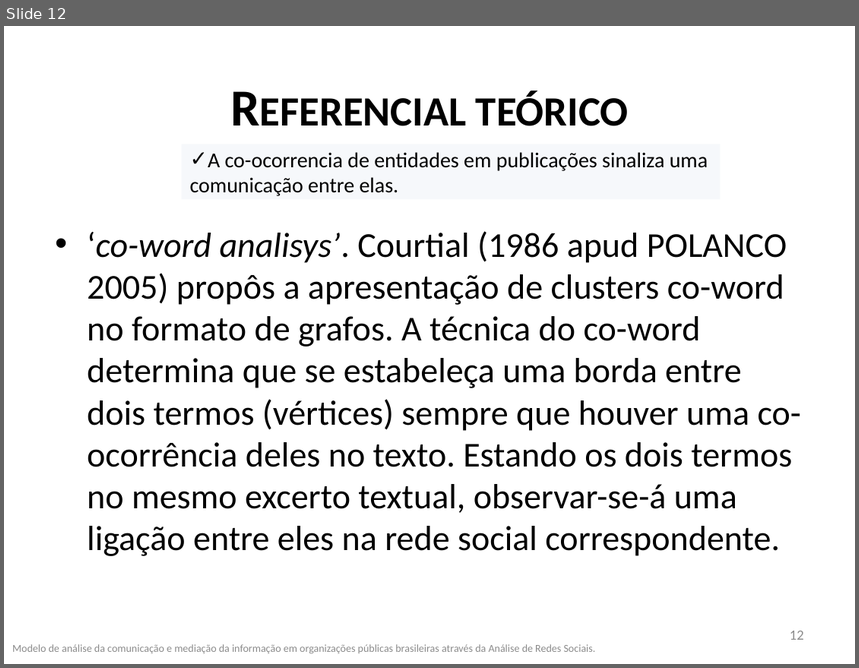
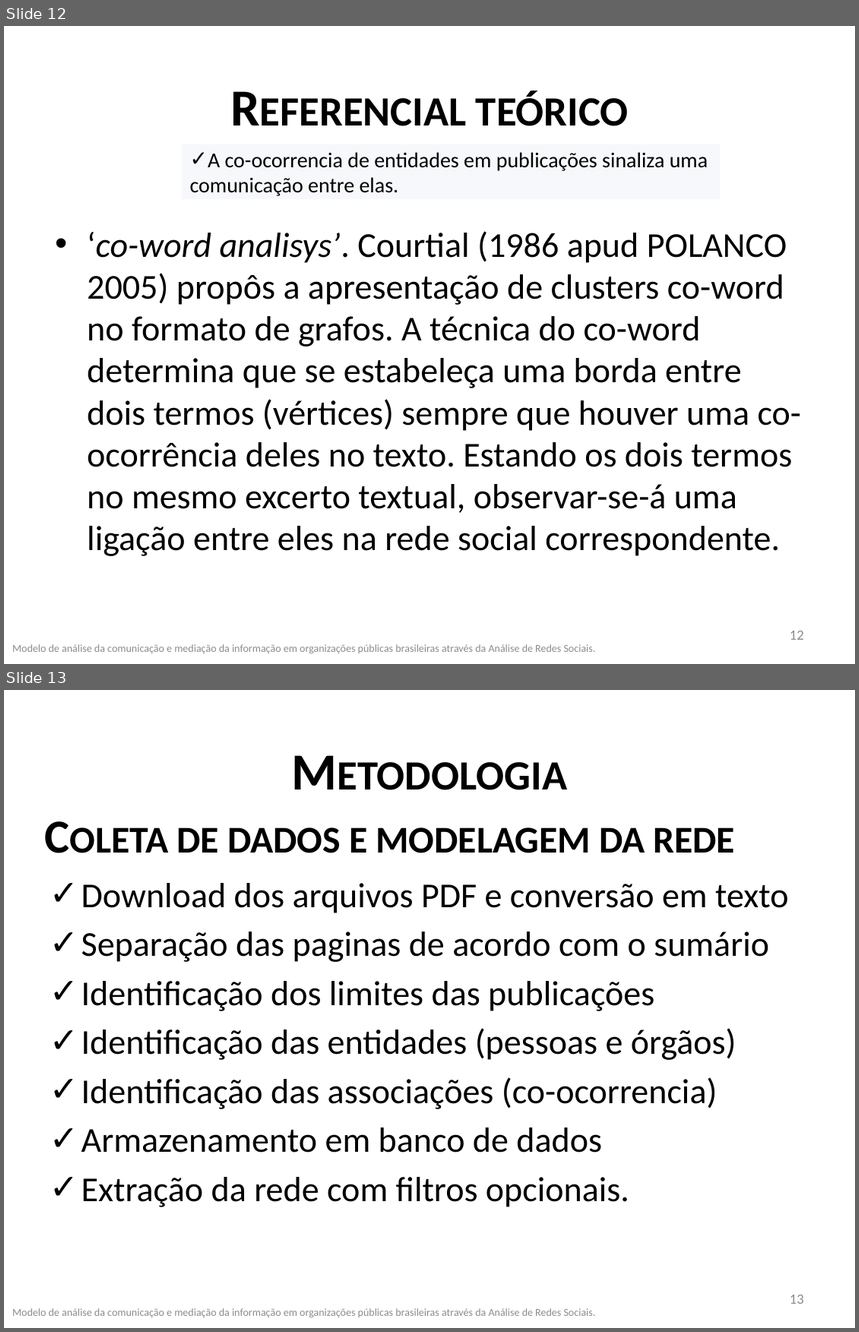
Before and after one commit to frubbs/analisador-dou, a slide deck: Dissertacao/Apresentação1.pptx. Shown one above the other, each under a label of ours: slide 12 before the commit, slides 12 and 13 after it. The pictures are 859x668 and 859x1332 pixels, drawn with LibreOffice and Linux fonts; fonts in the diff are those of the drawing. Boxes give left, top, right and bottom in pixels: in the first picture for what was removed or moved away, otherwise in the second. Text is boxed around its words. In the diff, an @@ line names an element or a change of style, - is before the commit and + after.

```diff
--- a/Dissertacao/Apresentação1.pptx
+++ b/Dissertacao/Apresentação1.pptx
@@ slide 13 added at [4,690,855,1328], background #FFFFFF @@
@@ title added at [47,716,813,822], 44 pt, text #000000, bold, small capitals @@
+Metodologia
@@ text added at [177,828,736,853], 40 pt, text #000000, bold, small capitals @@
+  Coleta de dados e modelagem da rede
@@ text added at [82,883,789,1208], 29.6 pt, text #000000 @@
+✓ Download dos arquivos PDF e conversão em texto
+✓ Separação das paginas de acordo com o sumário
+✓ Identificação dos limites das publicações
+✓ Identificação das entidades (pessoas e órgãos)
+✓ Identificação das associações (co-ocorrencia)
+✓ Armazenamento em banco de dados
+✓ Extração da rede com filtros opcionais.
@@ page number added at [790,1295,804,1304], 12 pt, text #8C8C8C @@
+13
@@ text added at [12,1309,596,1319], 9 pt, text #8C8C8C @@
+Modelo de análise da comunicação e mediação da informação em organizações públicas brasileiras através da Análise de Redes Sociais.
```
Also in this commit, not shown: 8 slides changed, 6 other slides added, 5 slides removed, 18 other files.
